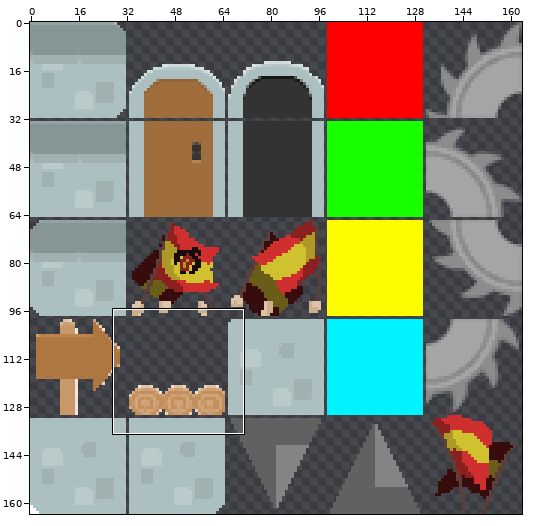
Edited in one commit: sprite sheet (Game/maps/map_textures.png). Above: a wide view before the commit, with the close-up outlined.
Close-up. As it was:
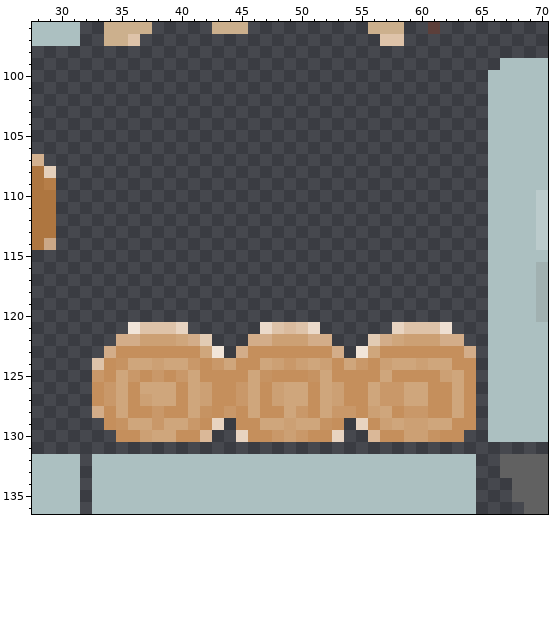
The file is 164x164 pixels. Pixels under 10% opacity are left out. Colours within 5 levels of each other are drawn and written as one. Shown: x 28..70, y 96..136.
After:
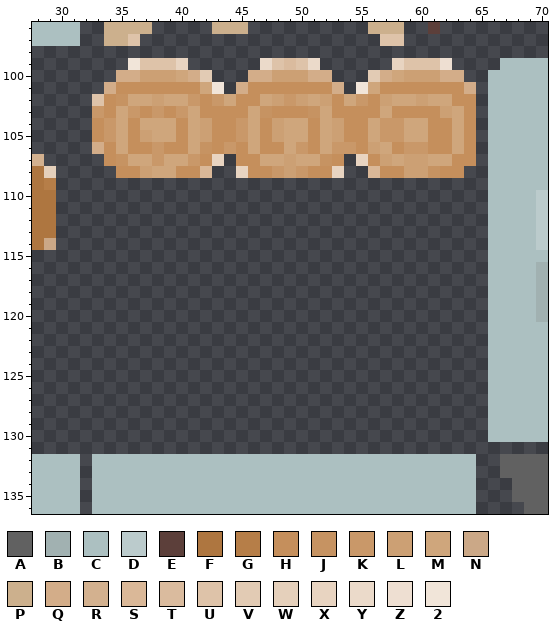
Palette (. is transparent): A #616161  B #a1b1b1  C #acc0c1  D #bbcbcc  E #5c3f3a  F #ae7640  G #b67e48  H #c58f5c  J #c69362  K #c99869  L #cca074  M #cfa67c  N #cba887  P #ccb08d  Q #d3ad89  R #d3b18f  S #dab898  T #dabb9e  U #dec3a9  V #e2cbb4  W #e5d0bb  X #e8d4c1  Y #ebdaca  Z #eedfd2  2 #f1e5d9
Edits made:
@@ x 28..70 @@
  98 ...........................................
- 99 .......................................CCCC
-100 ......................................CCCCC
-101 ......................................CCCCC
-102 ......................................CCCCC
-103 ......................................CCCCC
-104 ......................................CCCCC
-105 ......................................CCCCC
-106 ......................................CCCCC
-107 R.....................................CCCCC
-108 FW....................................CCCCC
+ 99 ........2UUUX......YUTUY......XUUUZ....CCCC
+100 .......QQLLLMQV...QQLLLQQ...VQMLLLQQ..CCCCC
+101 ......QHHHHHHHM2.QHHHHHHHQ.2MHHHHHHHQ.CCCCC
+102 .....UHJMMLMMKHKMHHMLKLMLHMKHLMMLMMHH.CCCCC
+103 .....KHMKHKHKMHHHHMJHHHJMHHHHMHHHHLMH.CCCCC
+104 .....HKMHMMMHMLHHKMHLMMHMLHHMKKMMHHMH.CCCCC
+105 .....HKMHLMMHMLHHKMHLMMHMLHHMKKMMHHMH.CCCCC
+106 .....QHMHHKHHMJHKHMHHMKHMKKHLMHKKHHMH.CCCCC
+107 R.....HJMMKMMKHX.HHMMLMMJH.XHLMLLMMHH.CCCCC
+108 FW.....HHLMMHHS..XHHKLKHHX..SHHLLJHH..CCCCC
 109 FG....................................CCCCC
@@ x 28..70 @@
 120 ......................................CCCCB
-121 ........2UUUX......YUTUY......XUUUZ...CCCCC
-122 .......QQLLLMQV...QQLLLQQ...VQMLLLQQ..CCCCC
-123 ......QHHHHHHHM2.QHHHHHHHQ.2MHHHHHHHQ.CCCCC
-124 .....UHJMMLMMKHKMHHMLKLMLHMKHLMMLMMHH.CCCCC
-125 .....KHMKHKHKMHHHHMJHHHJMHHHHMHHHHLMH.CCCCC
-126 .....HKMHMMMHMLHHKMHLMMHMLHHMKKMMHHMH.CCCCC
-127 .....HKMHLMMHMLHHKMHLMMHMLHHMKKMMHHMH.CCCCC
-128 .....QHMHHKHHMJHKHMHHMKHMKKHLMHKKHHMH.CCCCC
-129 ......HJMMKMMKHX.HHMMLMMJH.XHLMLLMMHH.CCCCC
-130 .......HHLMMHHS..XHHKLKHHX..SHHLLJHH..CCCCC
+121 ......................................CCCCC
+122 ......................................CCCCC
+123 ......................................CCCCC
+124 ......................................CCCCC
+125 ......................................CCCCC
+126 ......................................CCCCC
+127 ......................................CCCCC
+128 ......................................CCCCC
+129 ......................................CCCCC
+130 ......................................CCCCC
 131 ...........................................
Pixel boxes of the changes (left, top, right, bottom) in both close-ups:
added: (92, 58, 476, 178)
erased: (92, 322, 476, 442)
